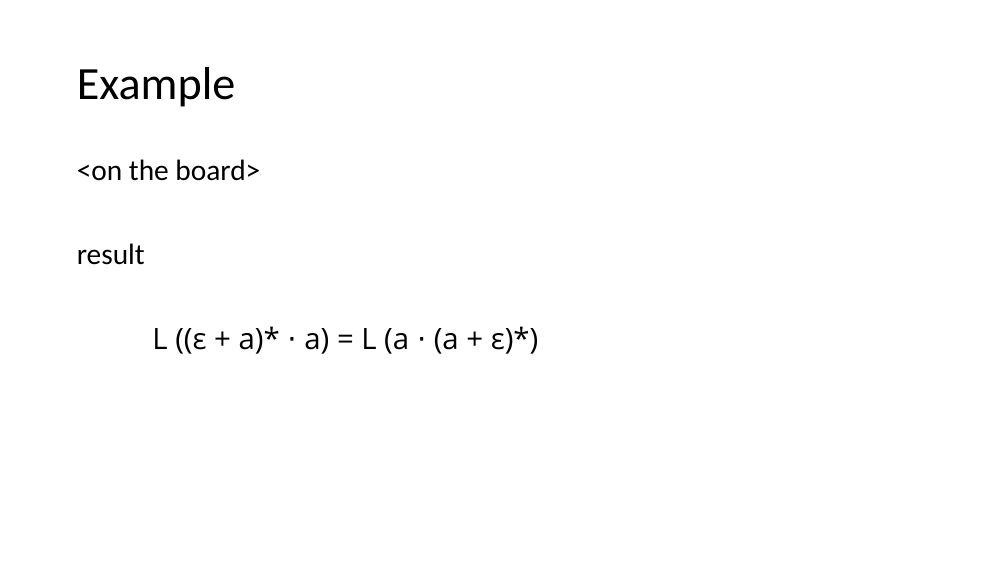
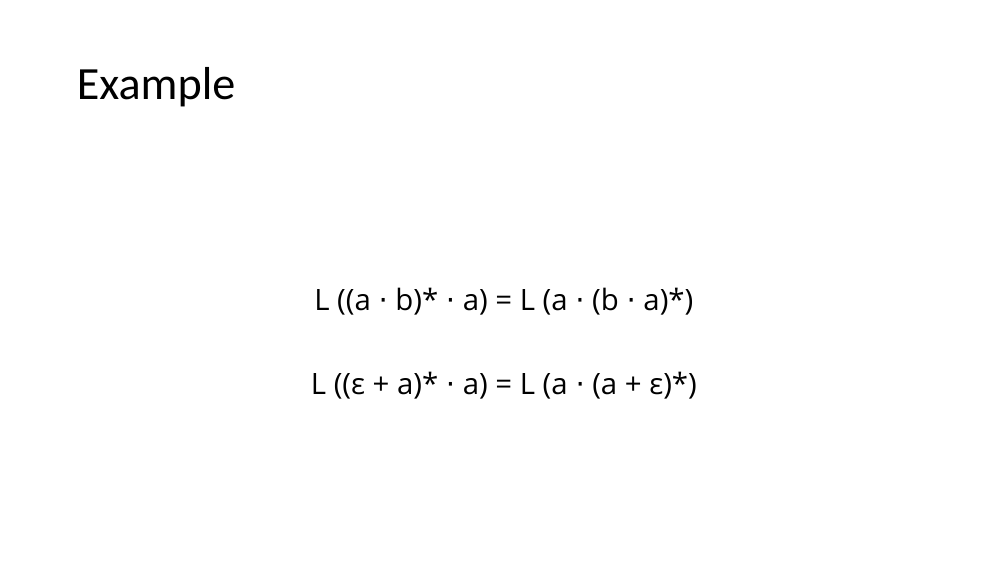
Before and after one commit to Helli/fds_seminar, a slide deck: slide 14 of slides.pptx. Drawn at 1008x567 pixels with LibreOffice and Linux fonts; fonts in the diff are those of the drawing. Boxes give left, top, right and bottom in pixels: in the first picture for what was removed or moved away, otherwise in the second. Text is boxed around its words. In the diff, an @@ line names an element or a change of style, - is before the commit and + after.

```diff
--- a/slides.pptx
+++ b/slides.pptx
@@ text at (x1=314, y1=287, x2=693, y2=315): text changed; font Calibri to Open Sans @@
-<on the board>
-result
+L ((a ⋅ b)* ⋅ a) = L (a ⋅ (b ⋅ a)*)
@@ text at (x1=311, y1=371, x2=697, y2=399): alignment left to centre @@
```
Also in this commit, not shown: 4 other slides changed.
